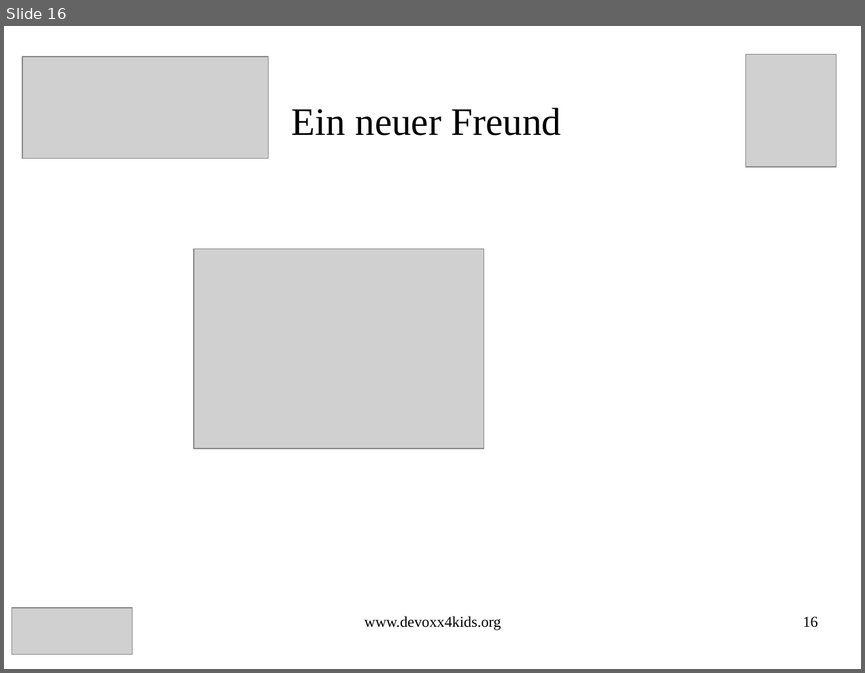
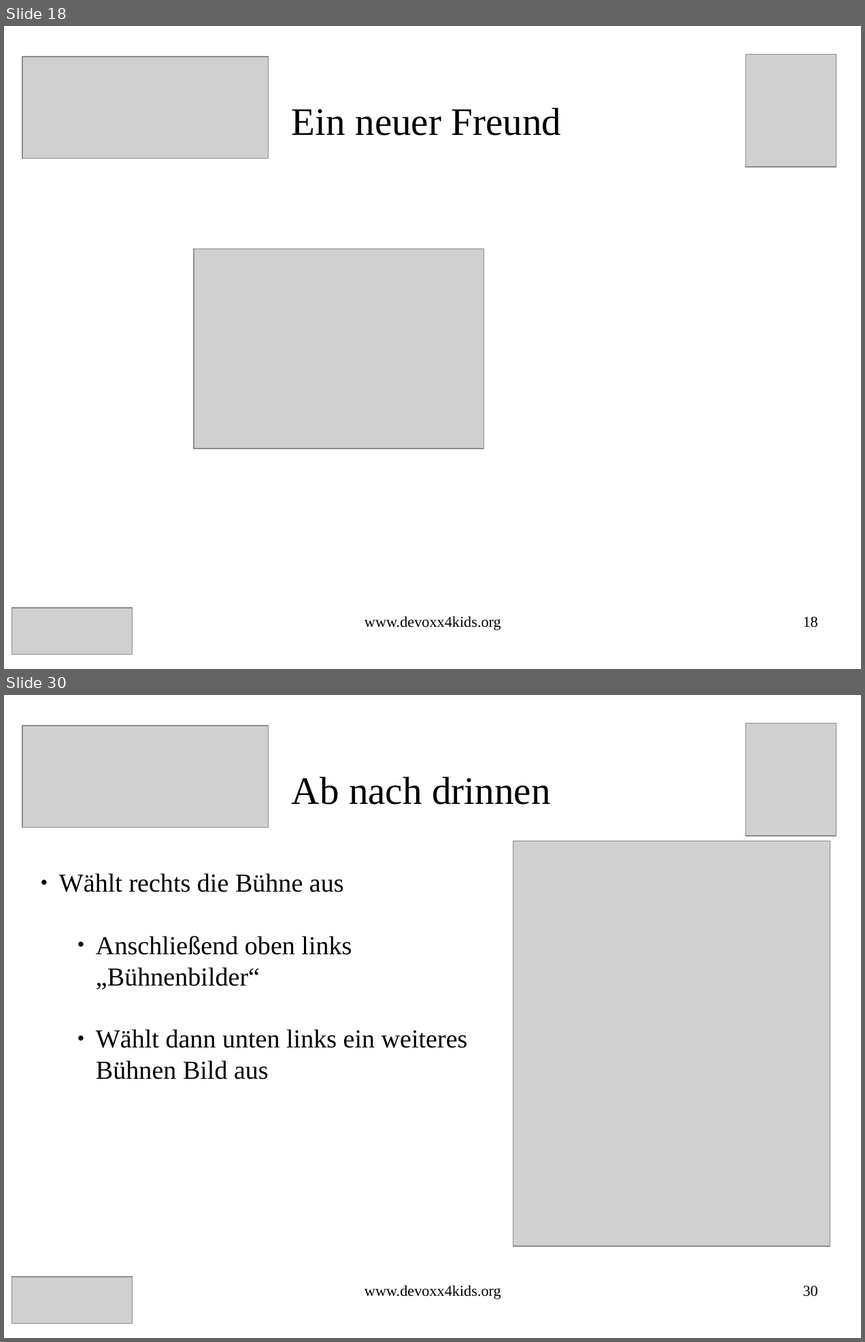
Before and after one commit to Devoxx4KidsDE/workshop-scratch, a slide deck: treasure_hunt/Schatz_Suche_Scratch_Aufgaben.odp. Shown one above the other, each under a label of ours: slide 16 before the commit, slides 18 and 30 after it; the slides between them are not shown. The pictures are 865x673 and 865x1342 pixels, drawn with LibreOffice and Linux fonts; fonts in the diff are those of the drawing; grey boxes stand for pictures. Boxes give left, top, right and bottom in pixels: in the first picture for what was removed or moved away, otherwise in the second. Text is boxed around its words. In the diff, an @@ line names an element or a change of style, - is before the commit and + after.

```diff
--- a/treasure_hunt/Schatz_Suche_Scratch_Aufgaben.odp
+++ b/treasure_hunt/Schatz_Suche_Scratch_Aufgaben.odp
@@ slide 30 added at (4, 695, 861, 1338), background #FFFFFF @@
@@ picture added at (22, 726, 269, 827) @@
@@ picture added at (746, 724, 837, 836) @@
@@ title added at (292, 777, 550, 804), 36 pt, text #000000 @@
+Ab nach drinnen
@@ picture added at (513, 841, 830, 1246) @@
@@ subtitle added at (59, 873, 468, 1079), 24 pt, text #000000 @@
+● Wählt rechts die Bühne aus
+    ● Anschließend oben links
+    „Bühnenbilder“
+    ● Wählt dann unten links ein weiteres
+    Bühnen Bild aus
@@ picture added at (11, 1276, 133, 1323) @@
@@ text added at (364, 1285, 501, 1299), 14 pt, text #000000 @@
+www.devoxx4kids.org
@@ page number added at (803, 1285, 818, 1296), 14 pt, text #000000 @@
+30
@@ what was slide 16 is now slide 18 @@
@@ page number at (803, 616, 818, 627): text changed @@
-16
+18
```
Also in this commit, not shown: 14 slides changed, 19 other slides added, 1 other file.
